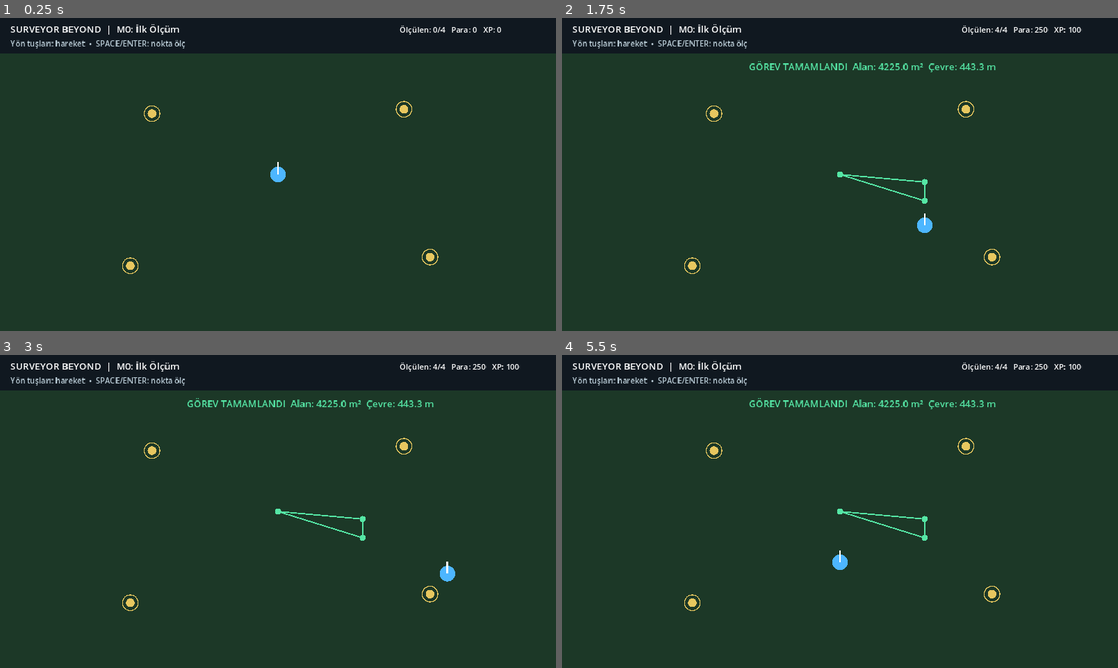
Above: before the commit, frames 1-4 (two rows, left to right).
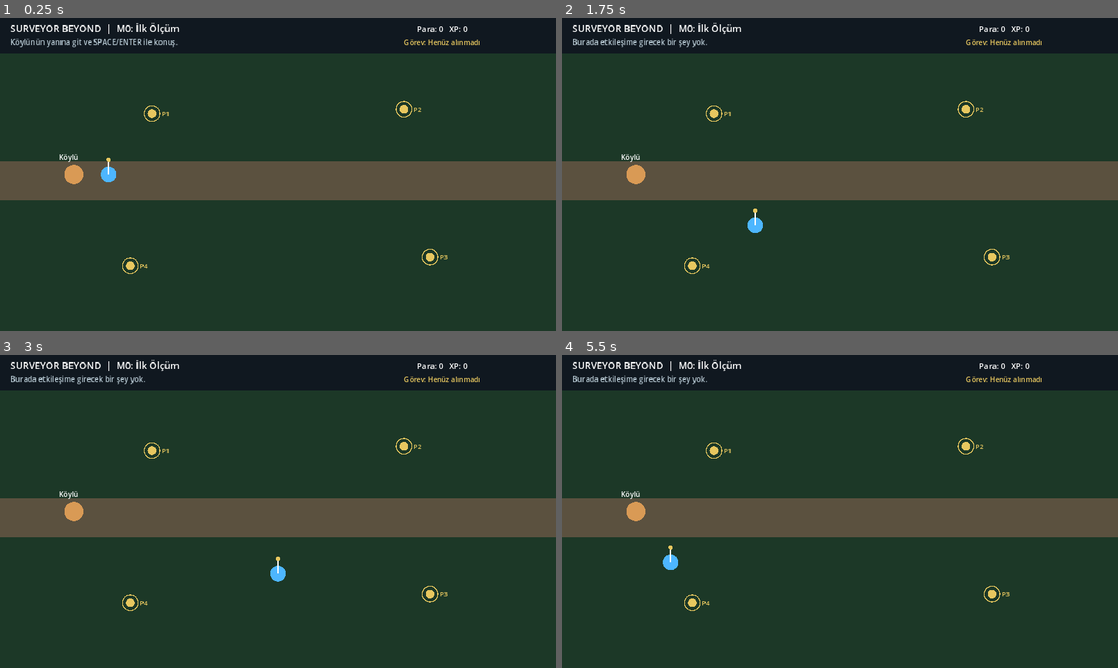
Above: after the commit, the same moments.

Repository: ozgur-oral/SurveyorBeyond
Game: Godot game, scene res://scenes/world/main.tscn
Same seed, same stepped clock (60 frames per second), same inputs: the game is played once before the commit and once after it.
Inputs:
- Up to frame 1 (0.25 s): no input
- Up to frame 2 (1.75 s): tap Enter (ui_accept) at 0.5, 1.35, 1.52 s; hold Right (ui_right) 0.53-1.28 s; hold Enter (ui_accept) 0.53-1.28 s; hold Down (ui_down) from 1.28 s (still down)
- Up to frame 3 (3 s): tap Enter (ui_accept) at 1.82, 2.85 s; release Down (ui_down) at 2.03 s; hold Right (ui_right) 2.03-2.78 s; hold Enter (ui_accept) 2.03-2.78 s; hold Up (ui_up) from 2.78 s (still down)
- Up to frame 4 (5.5 s): tap Enter (ui_accept) at 3.02, 3.32, 4.35, 4.52, 4.82 s; release Up (ui_up) at 3.53 s; hold Enter (ui_accept) 3.53-4.28 s; hold Left (ui_left) 3.53-5.03 s; hold Down (ui_down) from 5.03 s (still down); hold Enter (ui_accept) from 5.03 s (still down)

The runs differ from the first frame. In frame 1, 14% of the frame differs, in the area x 0-100%, y 1-80%; in frame 2, 14%; in frame 3, 14%; in frame 4, 14%.

Commit message:
feat: add NPC mission acceptance measurement and delivery loop

Diff:
--- a/scripts/world/main.gd
+++ b/scripts/world/main.gd
@@ -1,12 +1,25 @@
 extends Node2D
 
 const SPEED := 260.0
-const REQUIRED_POINTS := 4
+const INTERACT_DISTANCE := 65.0
+const TARGET_TOLERANCE := 55.0
+const NPC_POSITION := Vector2(170, 360)
+const TARGETS: Array[Vector2] = [
+	Vector2(350, 220),
+	Vector2(930, 210),
+	Vector2(990, 550),
+	Vector2(300, 570)
+]
 
-var player_position := Vector2(640, 360)
+enum MissionState { NOT_STARTED, ACTIVE, READY_TO_DELIVER, COMPLETED }
+
+var player_position := Vector2(250, 360)
 var measured_points: Array[Vector2] = []
+var measured_target_indices: Array[int] = []
+var mission_state := MissionState.NOT_STARTED
 var money := 0
 var xp := 0
+var status_message := "Köylünün yanına git ve SPACE/ENTER ile konuş."
 
 func _ready() -> void:
 	queue_redraw()
@@ -14,47 +27,112 @@
 func _process(delta: float) -> void:
 	var direction := Input.get_vector("ui_left", "ui_right", "ui_up", "ui_down")
 	player_position += direction * SPEED * delta
-	player_position.x = clamp(player_position.x, 40.0, 1240.0)
-	player_position.y = clamp(player_position.y, 100.0, 680.0)
+	player_position.x = clamp(player_position.x, 35.0, 1245.0)
+	player_position.y = clamp(player_position.y, 105.0, 685.0)
 	queue_redraw()
 
 func _unhandled_input(event: InputEvent) -> void:
-	if event.is_action_pressed("ui_accept") and measured_points.size() < REQUIRED_POINTS:
-		measured_points.append(player_position)
-		if measured_points.size() == REQUIRED_POINTS:
+	if not event.is_action_pressed("ui_accept"):
+		return
+
+	if player_position.distance_to(NPC_POSITION) <= INTERACT_DISTANCE:
+		_interact_with_npc()
+	elif mission_state == MissionState.ACTIVE:
+		_try_measure_target()
+	elif mission_state == MissionState.READY_TO_DELIVER:
+		status_message = "Ölçüm tamam. Sonuçları teslim etmek için köylüye dön."
+	else:
+		status_message = "Burada etkileşime girecek bir şey yok."
+	queue_redraw()
+
+func _interact_with_npc() -> void:
+	match mission_state:
+		MissionState.NOT_STARTED:
+			mission_state = MissionState.ACTIVE
+			status_message = "Görev: Sınır Meselesi — dört sarı köşe noktasını ölç."
+		MissionState.ACTIVE:
+			status_message = "Önce dört sınır noktasını ölçmelisin."
+		MissionState.READY_TO_DELIVER:
+			mission_state = MissionState.COMPLETED
 			money += 250
 			xp += 100
-		queue_redraw()
+			status_message = "İş teslim edildi! +250 para, +100 XP."
+		MissionState.COMPLETED:
+			status_message = "Köylü: Artık sınırımızı biliyoruz. Teşekkürler, haritacı!"
+
+func _try_measure_target() -> void:
+	var closest_index := -1
+	var closest_distance := INF
+	for i in range(TARGETS.size()):
+		if i in measured_target_indices:
+			continue
+		var distance := player_position.distance_to(TARGETS[i])
+		if distance < closest_distance:
+			closest_distance = distance
+			closest_index = i
+
+	if closest_index == -1 or closest_distance > TARGET_TOLERANCE:
+		status_message = "Ölçüm için sarı sınır noktasına biraz daha yaklaş."
+		return
+
+	measured_target_indices.append(closest_index)
+	measured_points.append(TARGETS[closest_index])
+	status_message = "P%d ölçüldü. (%d/%d)" % [closest_index + 1, measured_points.size(), TARGETS.size()]
+
+	if measured_points.size() == TARGETS.size():
+		mission_state = MissionState.READY_TO_DELIVER
+		var area := SurveyMath.polygon_area(measured_points)
+		var perimeter := SurveyMath.polygon_perimeter(measured_points)
+		status_message = "Ölçüm tamam: %.1f m² / %.1f m. Köylüye dön." % [area, perimeter]
 
 func _draw() -> void:
-	# Prototype terrain
+	# Prototype terrain and road.
 	draw_rect(Rect2(0, 0, 1280, 720), Color("1c3827"))
 	draw_rect(Rect2(0, 0, 1280, 82), Color("101820"))
+	draw_rect(Rect2(0, 330, 1280, 90), Color("5b513f"))
 
-	# Mission target markers
-	var targets := [Vector2(350, 220), Vector2(930, 210), Vector2(990, 550), Vector2(300, 570)]
-	for target in targets:
-		draw_circle(target, 10, Color("e7c75f"))
-		draw_circle(target, 18, Color("e7c75f"), false, 2.0)
+	# NPC.
+	draw_circle(NPC_POSITION, 22, Color("d99a55"))
+	draw_string(ThemeDB.fallback_font, NPC_POSITION + Vector2(-34, -34), "Köylü", HORIZONTAL_ALIGNMENT_LEFT, -1, 16, Color.WHITE)
+	if player_position.distance_to(NPC_POSITION) <= INTERACT_DISTANCE:
+		draw_circle(NPC_POSITION, INTERACT_DISTANCE, Color("f5d76e"), false, 2.0)
 
-	# Measured parcel
-	for i in range(measured_points.size()):
-		draw_circle(measured_points[i], 7, Color("55e6a5"))
-		if i > 0:
-			draw_line(measured_points[i - 1], measured_points[i], Color("55e6a5"), 3.0)
-	if measured_points.size() == REQUIRED_POINTS:
+	# Parcel targets.
+	for i in range(TARGETS.size()):
+		var target := TARGETS[i]
+		var done := i in measured_target_indices
+		var marker_color := Color("55e6a5") if done else Color("e7c75f")
+		draw_circle(target, 10, marker_color)
+		draw_circle(target, 18, marker_color, false, 2.0)
+		draw_string(ThemeDB.fallback_font, target + Vector2(22, 6), "P%d" % (i + 1), HORIZONTAL_ALIGNMENT_LEFT, -1, 15, marker_color)
+
+	# Correct parcel boundary is shown progressively in target order after measurement.
+	for i in range(measured_points.size() - 1):
+		draw_line(measured_points[i], measured_points[i + 1], Color("55e6a5"), 3.0)
+	if measured_points.size() == TARGETS.size():
 		draw_line(measured_points[-1], measured_points[0], Color("55e6a5"), 3.0)
 
-	# Player placeholder
+	# Player placeholder and survey pole.
 	draw_circle(player_position, 18, Color("4db6ff"))
-	draw_line(player_position, player_position + Vector2(0, -28), Color.WHITE, 4.0)
+	draw_line(player_position, player_position + Vector2(0, -30), Color.WHITE, 4.0)
+	draw_circle(player_position + Vector2(0, -34), 5, Color("e7c75f"))
 
-	# HUD
-	draw_string(ThemeDB.fallback_font, Vector2(24, 34), "SURVEYOR BEYOND  |  M0: İlk Ölçüm", HORIZONTAL_ALIGNMENT_LEFT, -1, 22, Color.WHITE)
-	draw_string(ThemeDB.fallback_font, Vector2(24, 65), "Yön tuşları: hareket  •  SPACE/ENTER: nokta ölç", HORIZONTAL_ALIGNMENT_LEFT, -1, 18, Color("b7c9d3"))
-	draw_string(ThemeDB.fallback_font, Vector2(920, 34), "Ölçülen: %d/%d   Para: %d   XP: %d" % [measured_points.size(), REQUIRED_POINTS, money, xp], HORIZONTAL_ALIGNMENT_LEFT, -1, 18, Color.WHITE)
+	# HUD.
+	draw_string(ThemeDB.fallback_font, Vector2(24, 32), "SURVEYOR BEYOND  |  M0: İlk Ölçüm", HORIZONTAL_ALIGNMENT_LEFT, -1, 22, Color.WHITE)
+	draw_string(ThemeDB.fallback_font, Vector2(24, 62), status_message, HORIZONTAL_ALIGNMENT_LEFT, -1, 17, Color("b7c9d3"))
+	draw_string(ThemeDB.fallback_font, Vector2(960, 32), "Para: %d   XP: %d" % [money, xp], HORIZONTAL_ALIGNMENT_LEFT, -1, 18, Color.WHITE)
 
-	if measured_points.size() == REQUIRED_POINTS:
-		var area := SurveyMath.polygon_area(measured_points)
-		var perimeter := SurveyMath.polygon_perimeter(measured_points)
-		draw_string(ThemeDB.fallback_font, Vector2(430, 120), "GÖREV TAMAMLANDI  Alan: %.1f m²  Çevre: %.1f m" % [area, perimeter], HORIZONTAL_ALIGNMENT_LEFT, -1, 22, Color("55e6a5"))
+	var mission_text := _mission_label()
+	draw_string(ThemeDB.fallback_font, Vector2(930, 62), mission_text, HORIZONTAL_ALIGNMENT_LEFT, -1, 16, Color("e7c75f"))
+
+func _mission_label() -> String:
+	match mission_state:
+		MissionState.NOT_STARTED:
+			return "Görev: Henüz alınmadı"
+		MissionState.ACTIVE:
+			return "Sınır Meselesi %d/4" % measured_points.size()
+		MissionState.READY_TO_DELIVER:
+			return "Sınır Meselesi: TESLİM ET"
+		MissionState.COMPLETED:
+			return "Sınır Meselesi: TAMAMLANDI"
+	return ""
